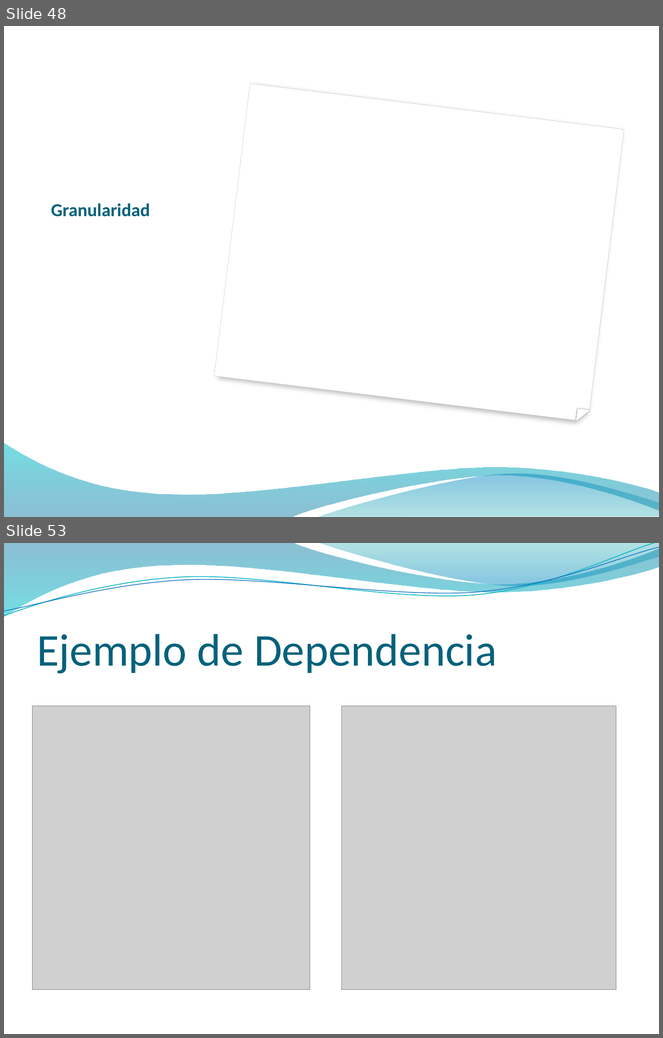
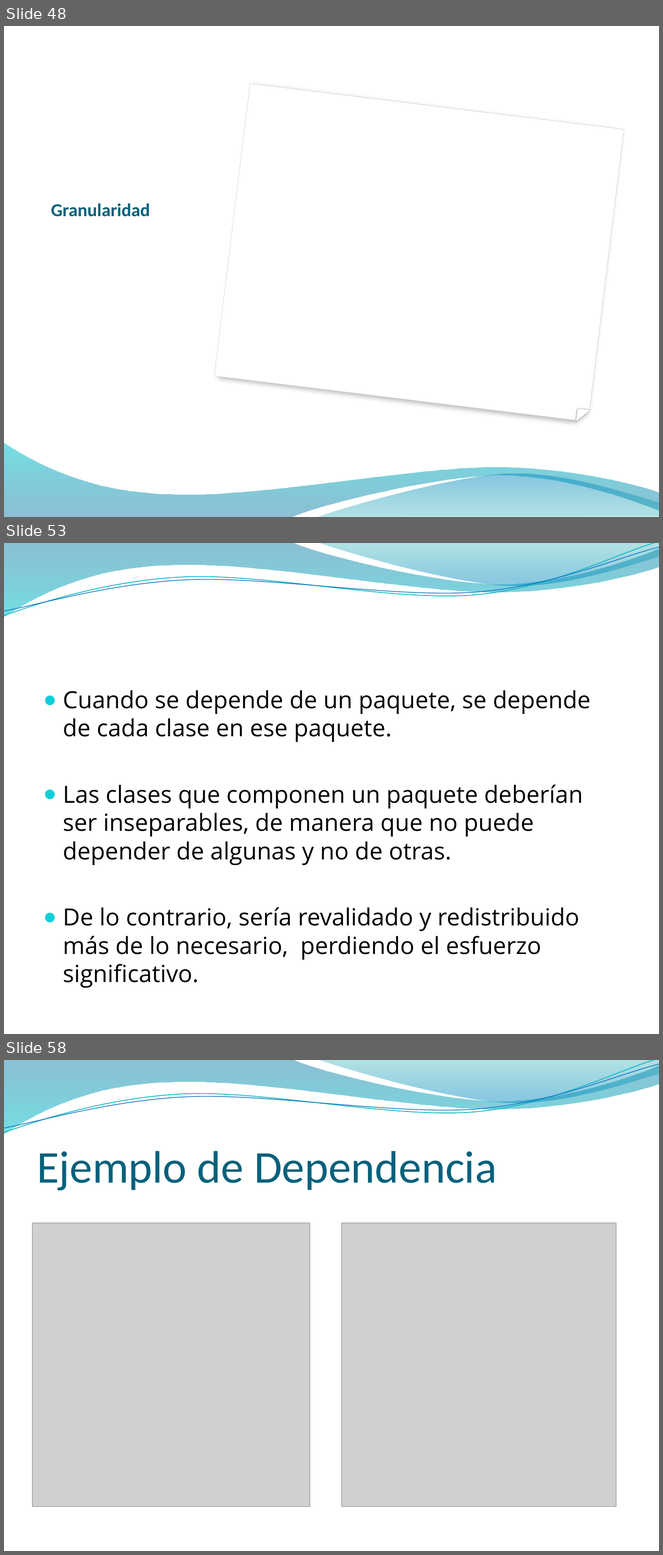
Before and after one commit to vvalotto/MiRepositorio, a slide deck: Disenio de Software/Principios OO/Presentaciones/Principios de Diseño OO.pptx. Shown one above the other, each under a label of ours: slides 48 and 53 before the commit, slides 48, 53 and 58 after it; the slides between them are not shown. The pictures are 663x1038 and 663x1555 pixels, drawn with LibreOffice and Linux fonts; fonts in the diff are those of the drawing; grey boxes stand for pictures; background and template pictures are left out. Boxes give left, top, right and bottom in pixels: in the first picture for what was removed or moved away, otherwise in the second. Text is boxed around its words. In the diff, an @@ line names an element or a change of style, - is before the commit and + after.

Commit message:
Modelado de Paquetes

```diff
--- a/Disenio de Software/Principios OO/Presentaciones/Principios de Diseño OO.pptx
+++ b/Disenio de Software/Principios OO/Presentaciones/Principios de Diseño OO.pptx
@@ slide 53 added at [4,543,659,1034], background picture (left out); not listed: 4 template elements that a slide beside it also shows @@
@@ text added at [63,690,591,988], 26 pt, text #000000 @@
+● Cuando se depende de un paquete, se depende de cada clase en ese paquete.
+● Las clases que componen un paquete deberían ser inseparables, de manera que no puede depender de algunas y no de otras.
+● De lo contrario, sería revalidado y redistribuido más de lo necesario, perdiendo el esfuerzo significativo.
@@ what was slide 53 is now slide 58 @@
```
Also in this commit, not shown: 39 slides changed, 4 other slides added, 2 other files.
